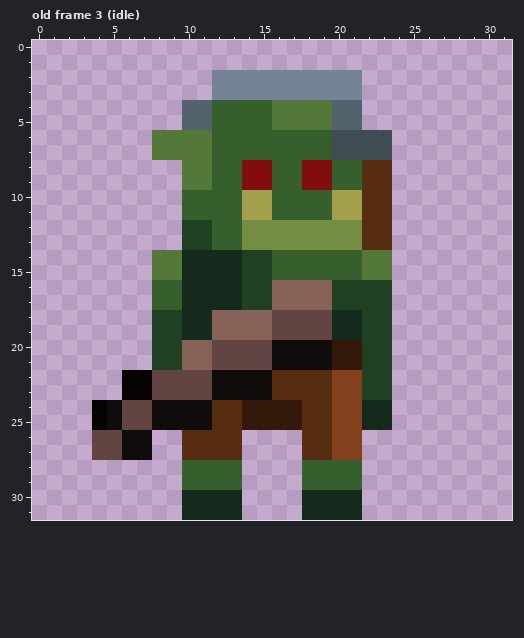
Pixel-art file: LDTest/raw/aseprite/textureMobs.aseprite. Above is the file before it was changed.
32x32 pixels, 4 frames. Shown: old frame 3 (idle). The commit also changed other frames, which this record leaves out.
After:
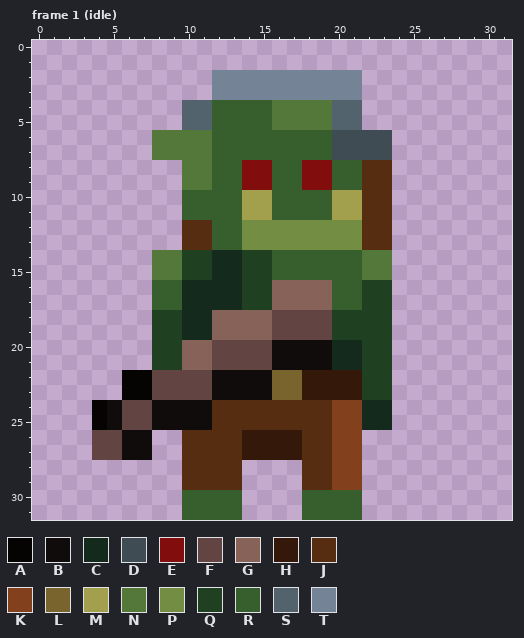
Palette (. is transparent): A #050403  B #100c0c  C #132a1c  D #3f4c53  E #820d0d  F #624442  G #876258  H #34190b  J #572d12  K #83401c  L #7a642d  M #a2a04c  N #547839  P #738e42  Q #1f4122  R #375e2d  S #53636d  T #758397
A new or re-ordered frame is compared with the old frame closest to it.
Log entry: added mob swing animation and attack collisions
Change:
frames re-ordered
Frame 1 (idle) against old frame 3 (idle), layer "goblin":
y 12..13: x 10..11 QQ -> JJ
y 14..15: x 10..11 CC -> QQ
y 16..17: x 20..21 QQ -> RR
y 18..19: x 20..21 CC -> QQ
y 20..21: x 20..21 HH -> CC
y 22..23: x 16..21 JJJJKK -> LLHHHH
y 24..25: x 14..17 HHHH -> JJJJ
y 26..27: x 14..17 .... -> HHHH
y 28..29: x 10..13 RRRR -> JJJJ; x 18..21 RRRR -> JJKK
y 30..31: x 10..13 CCCC -> RRRR; x 18..21 CCCC -> RRRR
Changed places in both pictures, as pixel boxes (x1, y1, x2, y2):
changed: (182, 220, 212, 280)
changed: (182, 280, 362, 520)
